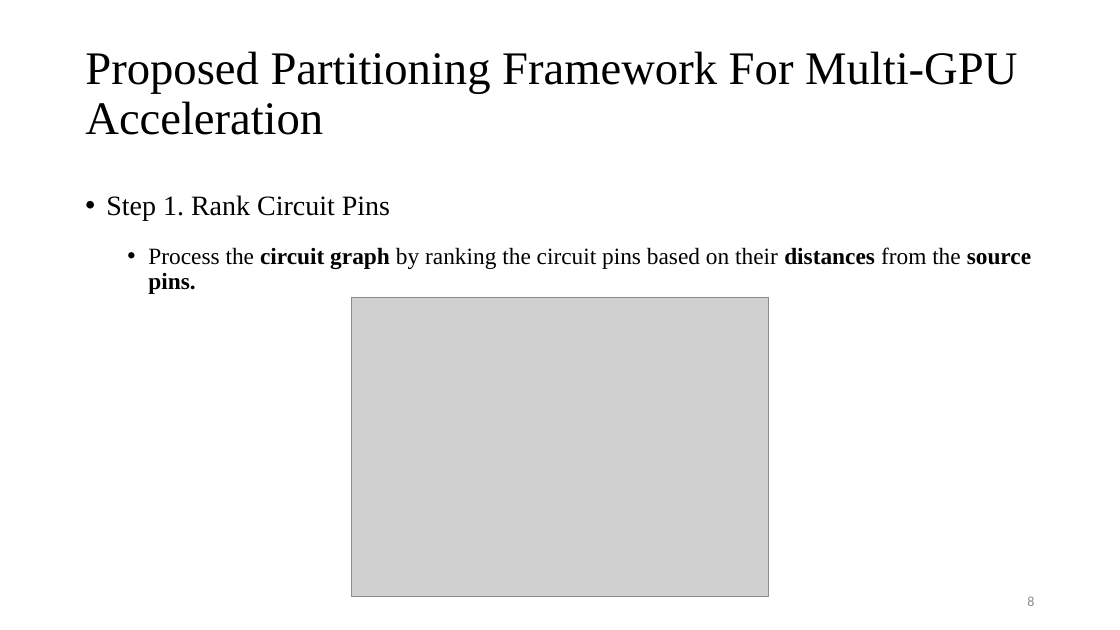
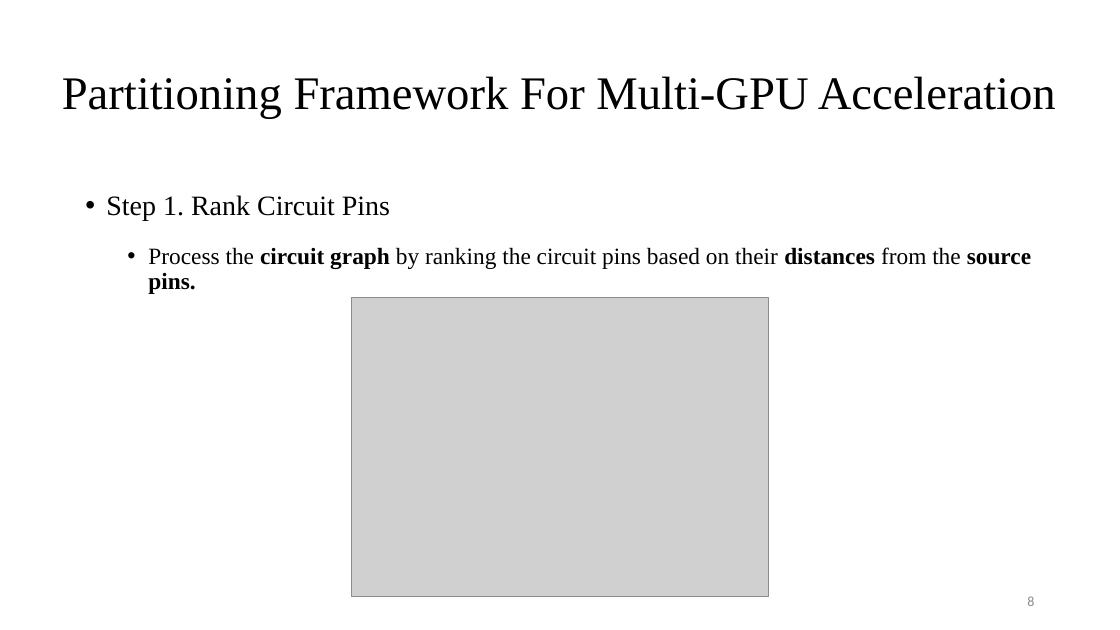
Before and after one commit to Pacific-Feng-Studuies/Studied-Papers, a slide deck: slide 9 of GM/Partition/Fast STA Graph Partitioning Framework for Multi-GPU Acceleration/Fast STA Graph Partitioning Framework for Multi-GPU Acceleration.pptx. Drawn at 1120x630 pixels with LibreOffice and Linux fonts; fonts in the diff are those of the drawing; grey boxes stand for pictures. Boxes give left, top, right and bottom in pixels: in the first picture for what was removed or moved away, otherwise in the second. Text is boxed around its words. In the diff, an @@ line names an element or a change of style, - is before the commit and + after.

```diff
--- a/GM/Partition/Fast STA Graph Partitioning Framework for Multi-GPU Acceleration/Fast STA Graph Partitioning Framework for Multi-GPU Acceleration.pptx
+++ b/GM/Partition/Fast STA Graph Partitioning Framework for Multi-GPU Acceleration/Fast STA Graph Partitioning Framework for Multi-GPU Acceleration.pptx
@@ title at box(62, 76, 1056, 119): text changed @@
-Proposed Partitioning Framework For Multi-GPU Acceleration
+Partitioning Framework For Multi-GPU Acceleration
```
Also in this commit, not shown: 10 other slides changed.
